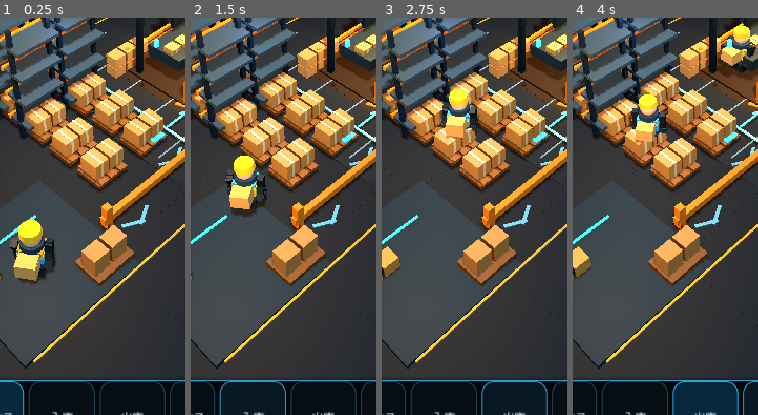
Above: before the commit, frames 1-4 (left to right).
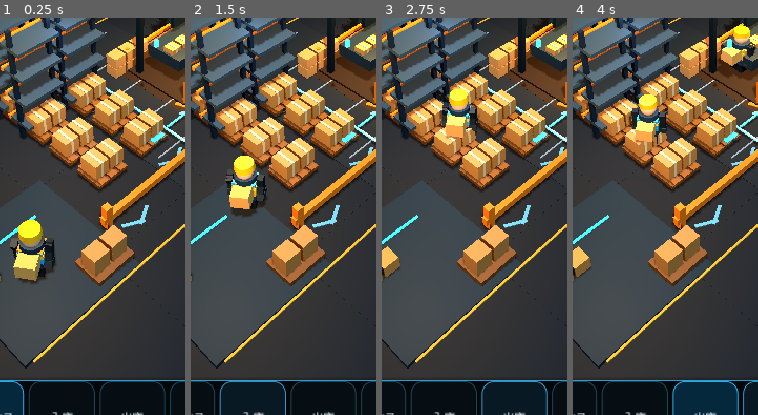
Above: after the commit, the same moments.

Repository: 48wr9f4wgp-lab/Logistics-Boss
Game: Godot game, scene res://scenes/main.tscn
Two runs of this game, one before a commit and one after it. Both use one fixed random seed, a clock stepped at 60 frames per second and the inputs below.
Inputs:
- Up to frame 1 (0.25 s): no input
- Up to frame 2 (1.5 s): click "バランス" at 0.5 s; click "入庫" at 1.25 s
- Up to frame 3 (2.75 s): click "出庫" at 2 s
- Up to frame 4 (4 s): click "1×" at 2.75 s; click "2×" at 3.5 s
The pictures show only the part of the screen within x 14-64%, y 42-92%; the shares and areas given below are measured in that part.

The runs differ from the first frame. In frame 1, 0.2% of the frame differs, in the area x 9-25%, y 52-62%; in frame 2, 0.2%; in frame 3, less than 0.1%; in frame 4, 0.3%, in the area x 35-96%, y 2-29%.

Commit message:
Polish final worker parcel and equipment surfaces

Diff:
--- a/godot/view/warehouse_view.gd
+++ b/godot/view/warehouse_view.gd
@@ -381,6 +381,7 @@
     legs.position.y = 0.25
     var legs_material := StandardMaterial3D.new()
     legs_material.albedo_color = Color(0.035, 0.07, 0.09)
+    legs_material.roughness = 0.72
     legs.material_override = legs_material
     root.add_child(legs)
 
@@ -393,6 +394,8 @@
     body.position.y = 0.66
     var body_material := StandardMaterial3D.new()
     body_material.albedo_color = Color(0.10, 0.20, 0.27)
+    body_material.roughness = 0.60
+    body_material.metallic = 0.04
     body.material_override = body_material
     root.add_child(body)
 
@@ -404,6 +407,8 @@
     var vest_material := StandardMaterial3D.new()
     var vest_palette := [ORANGE, Color(0.97, 0.70, 0.12), Color(0.18, 0.65, 0.90)]
     vest_material.albedo_color = vest_palette[index % vest_palette.size()]
+    vest_material.roughness = 0.46
+    vest_material.metallic = 0.02
     vest.material_override = vest_material
     root.add_child(vest)
 
@@ -415,6 +420,7 @@
     head.position.y = 1.08
     var skin := StandardMaterial3D.new()
     skin.albedo_color = Color(0.88, 0.69, 0.53)
+    skin.roughness = 0.76
     head.material_override = skin
     root.add_child(head)
 
@@ -427,6 +433,8 @@
     helmet.position.y = 1.25
     var helmet_material := StandardMaterial3D.new()
     helmet_material.albedo_color = Color(1.0, 0.72, 0.08)
+    helmet_material.roughness = 0.34
+    helmet_material.metallic = 0.08
     helmet.material_override = helmet_material
     root.add_child(helmet)
 
@@ -438,6 +446,7 @@
     cargo.position = Vector3(0.0, 0.66, -0.40)
     var cargo_material := StandardMaterial3D.new()
     cargo_material.albedo_color = Color(0.86, 0.61, 0.30)
+    cargo_material.roughness = 0.80
     cargo.material_override = cargo_material
     cargo.visible = false
     root.add_child(cargo)
@@ -467,7 +476,16 @@
         var x := start.x + float(i % columns) * 0.46
         var z := start.z + float((i / columns) % maxi(1, int(grid.y))) * 0.46
         var y := start.y + float(i / (columns * maxi(1, int(grid.y)))) * 0.36
-        _box_into(root, "Parcel", Vector3(0.39, 0.31, 0.39), Vector3(x, y, z), color)
+        # Small deterministic tone variation keeps queue piles from reading as
+        # one cloned plastic block while preserving the authoritative box count.
+        var tone := 0.96 + float(i % 3) * 0.025
+        var parcel_color := Color(
+            clampf(color.r * tone, 0.0, 1.0),
+            clampf(color.g * tone, 0.0, 1.0),
+            clampf(color.b * tone, 0.0, 1.0),
+            color.a
+        )
+        _box_into(root, "Parcel", Vector3(0.39, 0.31, 0.39), Vector3(x, y, z), parcel_color)
 
 
 func _box(name: String, size: Vector3, position: Vector3, color: Color) -> MeshInstance3D:
@@ -485,6 +503,21 @@
     var material := StandardMaterial3D.new()
     material.albedo_color = color
     material.roughness = 0.58
+    material.metallic = 0.0
+
+    # Final mobile surface finish: cardboard stays matte, while the forklift's
+    # painted body and steel cab/mast get enough specular separation to stop
+    # reading as the same flat material. Geometry and gameplay remain unchanged.
+    match name:
+        "Parcel":
+            material.roughness = 0.80
+        "Body":
+            material.roughness = 0.42
+            material.metallic = 0.10
+        "Cab", "MastL", "MastR":
+            material.roughness = 0.50
+            material.metallic = 0.18
+
     mesh_instance.material_override = material
     parent.add_child(mesh_instance)
     return mesh_instance
